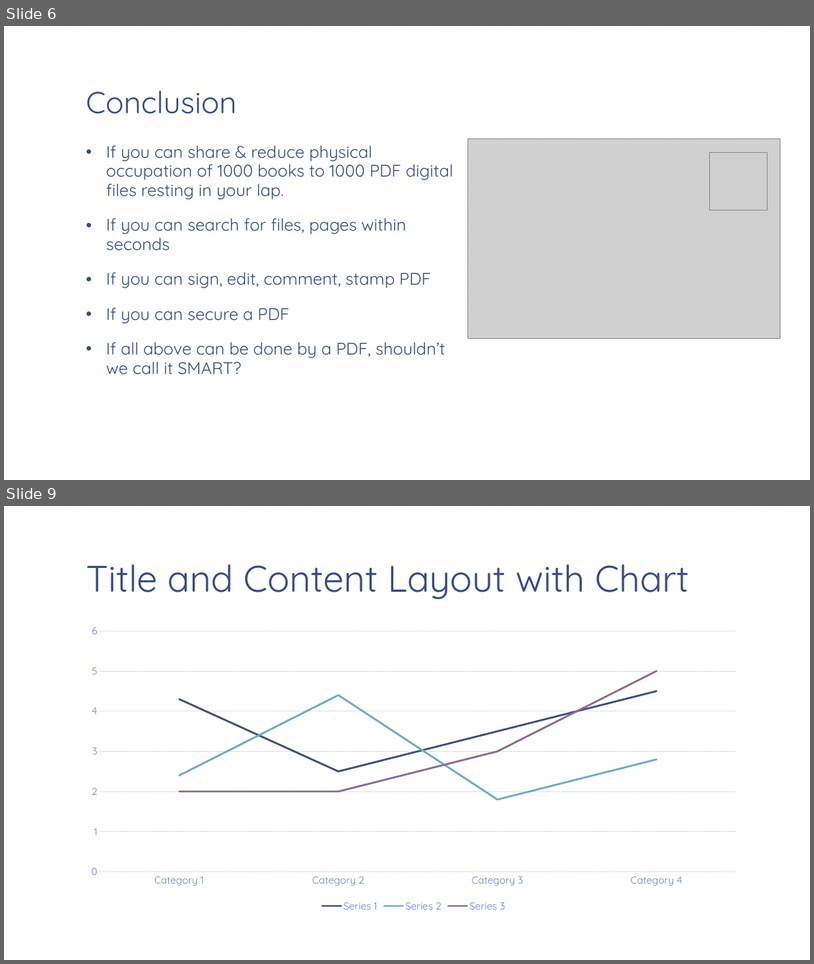
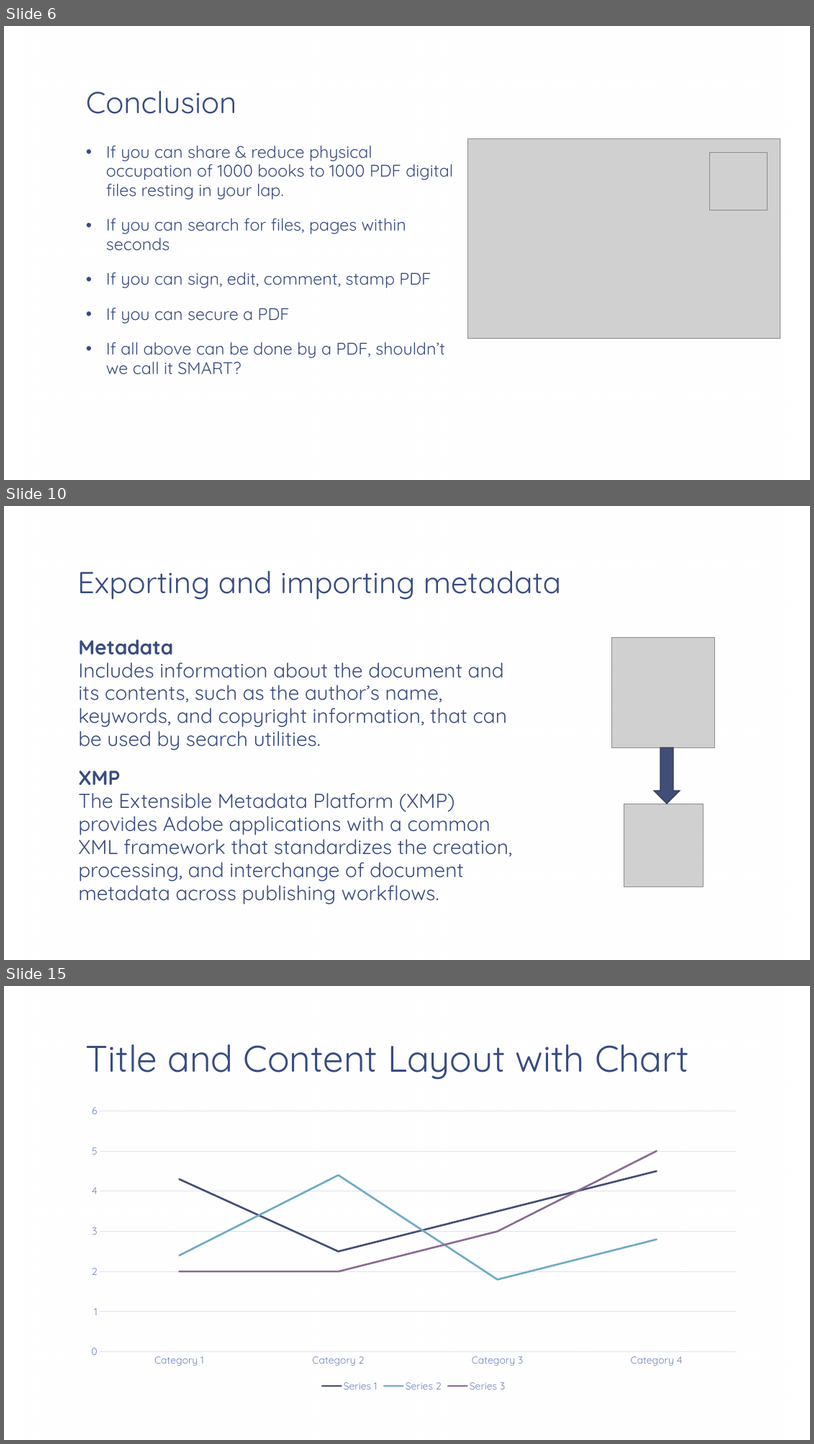
Before and after one commit to cfclick/CFSummit2016, a slide deck: powerpoint/SmartPDF/Don't Just PDF.pptx. Shown one above the other, each under a label of ours: slides 6 and 9 before the commit, slides 6, 10 and 15 after it; the slides between them are not shown. The pictures are 814x964 and 814x1444 pixels, drawn with LibreOffice and Linux fonts; fonts in the diff are those of the drawing; grey boxes stand for pictures; background and template pictures are left out. Boxes give left, top, right and bottom in pixels: in the first picture for what was removed or moved away, otherwise in the second. Text is boxed around its words. In the diff, an @@ line names an element or a change of style, - is before the commit and + after.

```diff
--- a/powerpoint/SmartPDF/Don't Just PDF.pptx
+++ b/powerpoint/SmartPDF/Don't Just PDF.pptx
@@ slide 10 added at (x1=4, y1=506, x2=810, y2=960), background picture (left out); not listed: 1 template element that a slide beside it also shows @@
@@ title added at (x1=77, y1=571, x2=561, y2=600), 36 pt, text #374C81 @@
+Exporting and importing metadata
@@ text added at (x1=78, y1=639, x2=513, y2=904), 24 pt, text #374C81 @@
+Metadata
+Includes information about the document and its contents, such as the author’s name, keywords, and copyright information, that can be used by search utilities.
+XMP
+The Extensible Metadata Platform (XMP) provides Adobe applications with a common XML framework that standardizes the creation, processing, and interchange of document metadata across publishing workflows.
@@ picture added at (x1=612, y1=637, x2=715, y2=747) @@
@@ down arrow added at (x1=654, y1=747, x2=680, y2=803), fill #414E77, outline #303A58 1 pt @@
@@ picture added at (x1=624, y1=803, x2=703, y2=887) @@
@@ what was slide 9 is now slide 15 @@
```
Also in this commit, not shown: 2 slides changed, 6 other slides added, 1 slide removed, 1 other file.
